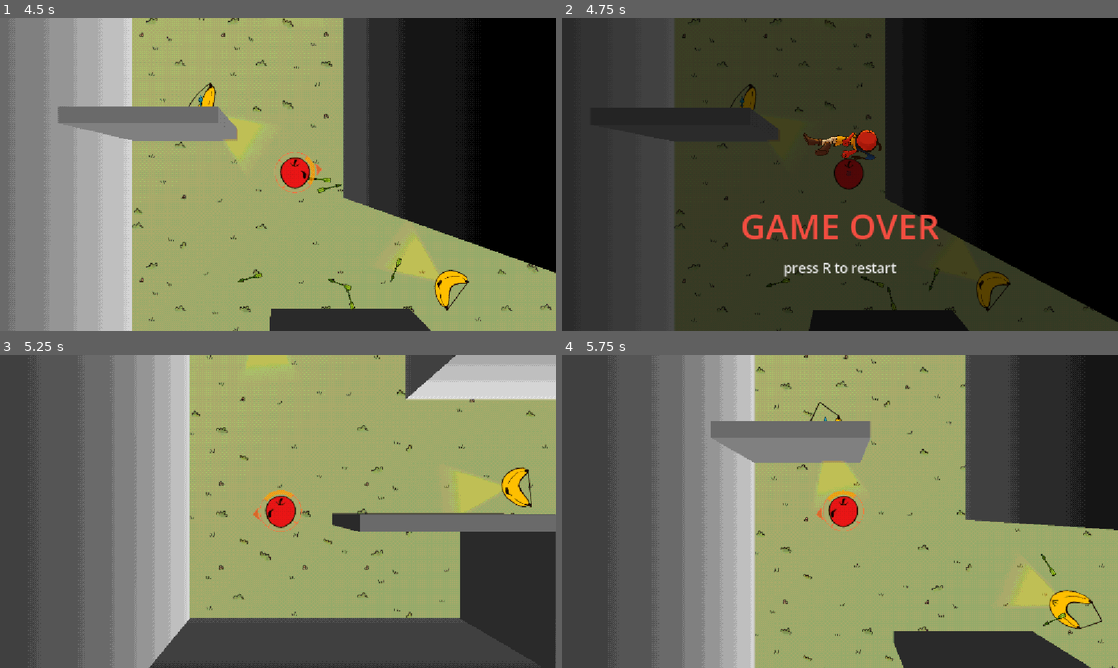
Above: before the commit, frames 1-4 (two rows, left to right).
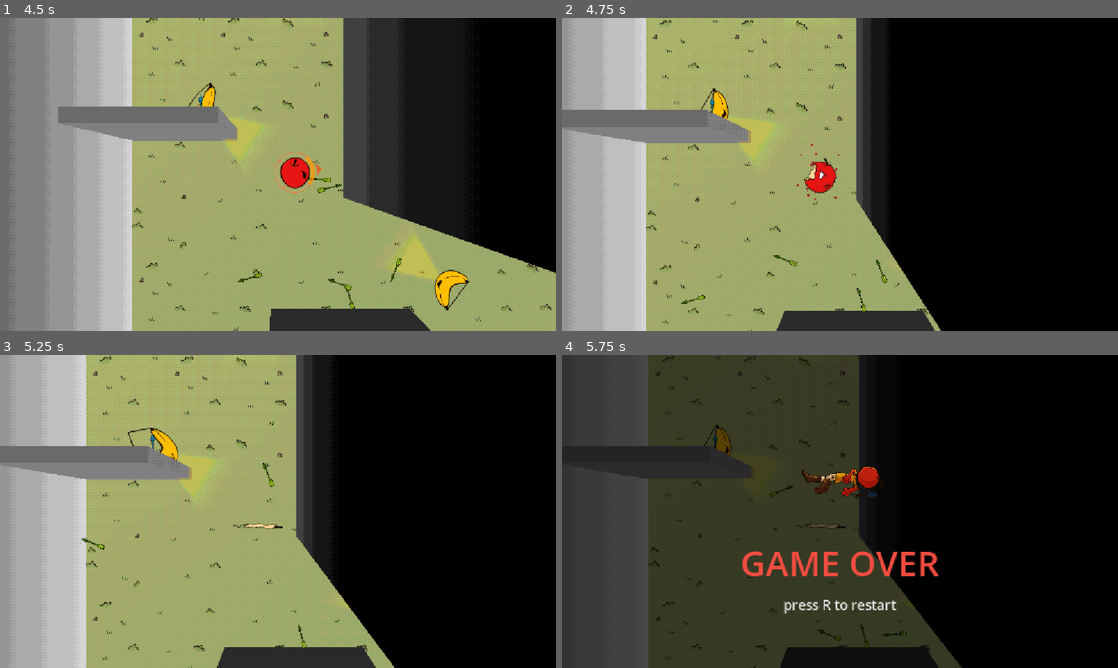
Above: after the commit, the same moments.

Repository: CasualShrub/arrow-head
Game: Godot game, scene res://scenes/levels/level_3.tscn
Two runs of this game, one before a commit and one after it. Both use one fixed random seed, a clock stepped at 60 frames per second and the inputs below. This scene is started directly instead of the project's main scene. Sound files missing from this copy of the repository are replaced by a short silence.
Inputs (mouse positions are in pixels of both pictures, inside the frame that each line leads up to):
- Up to frame 1 (4.5 s): tap Enter at 0.5 s; move the mouse to (250, 237) at 0.52 s; hold W (move_up) 0.53-2.03 s; tap R at 0.6, 1.55, 2.1, 2.85, 3.8, 4.35 s; move the mouse to (444, 221) at 1.27 s; tap Space (fire) at 1.35 s; move the mouse to (111, 127) at 2.02 s; hold A (move_left) 2.03-3.53 s; move the mouse to (305, 174) at 2.77 s; move the mouse to (194, 96) at 3.52 s; hold S (move_down) 3.53-4.28 s; hold Space (fire) 3.53-4.28 s; move the mouse to (400, 158) at 4.27 s; hold D (move_right) from 4.28 s (still down)
- Up to frame 2 (4.75 s): keep holding D (move_right)
- Up to frame 3 (5.25 s): tap R at 5, 5.1 s; move the mouse to (166, 527) at 5.02 s; release D (move_right) at 5.03 s; hold W (move_up) from 5.03 s (still down)
- Up to frame 4 (5.75 s): keep holding W (move_up)

Frame 1 is identical in both runs. In frame 2, 66% of the frame differs, in the area x 0-100%, y 0-100%; in frame 3, 80%; in frame 4, 81%.

Commit message:
play death animation before game over

Diff:
--- a/scripts/ui/game_over.gd
+++ b/scripts/ui/game_over.gd
@@ -4,25 +4,24 @@
 @export var max_angle := 5.0
 @export var rot_speed := 0.2
 
+@export var death_anim_delay := 1.0
 @onready var _root: Control = %Root
 @onready var _apple: TextureRect = %Apple
 var _t := 0.0
 
 func _ready() -> void:
-	process_mode = Node.PROCESS_MODE_ALWAYS
 	_root.visible = false
 
 func _on_encounter_ended(won: bool) -> void:
 	if won:
 		return
+	await get_tree().create_timer(death_anim_delay).timeout
 	_root.visible = true
-	get_tree().paused = true
 
 func _unhandled_input(event: InputEvent) -> void:
 	if not _root.visible:
 		return
 	if event is InputEventKey and event.pressed and not event.echo and event.keycode == KEY_R:
-		get_tree().paused = false
 		get_tree().reload_current_scene()
 
 func _process(delta: float) -> void:
